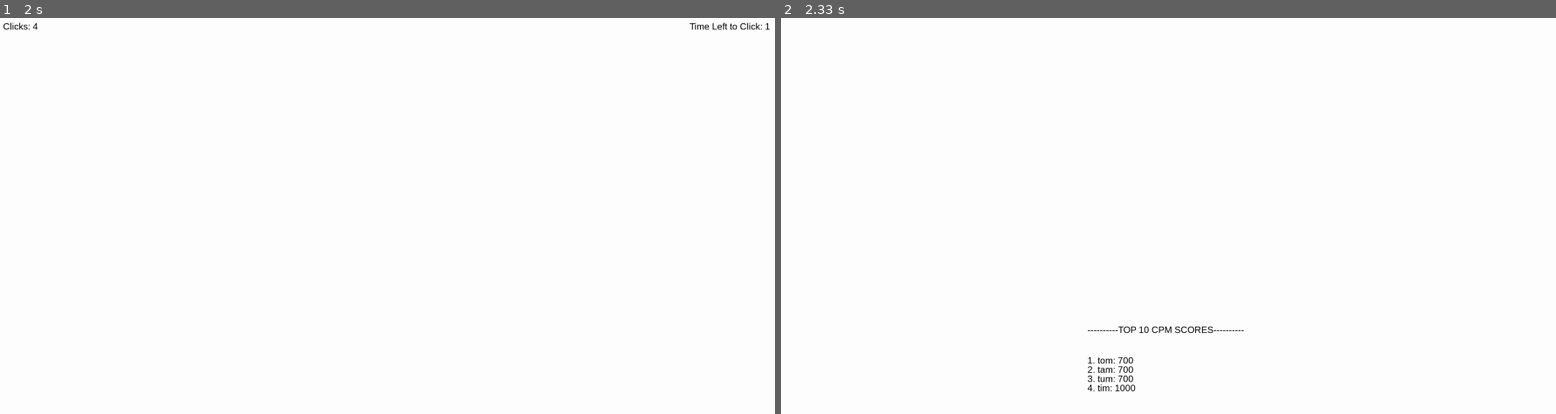
Above: before the commit, frames 1-2 (left to right).
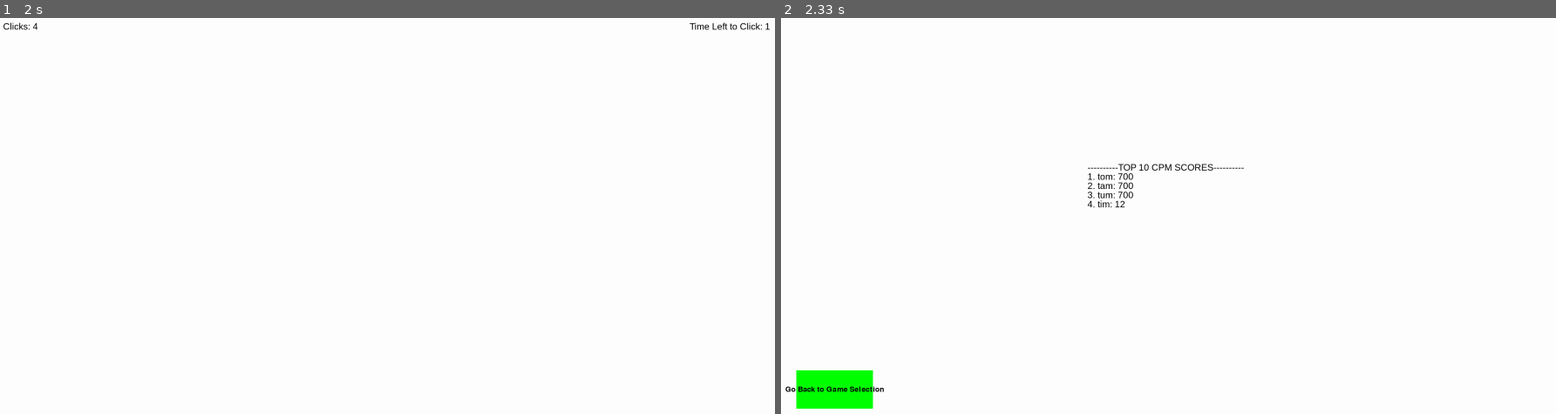
Above: after the commit, the same moments.

Repository: Parryhip/Final-Project-Pygame
Game: pygame game, started from cpm.py
The game is run twice, just before and just after one commit, with the same random seed, the same clock (stepped at 60 frames per second) and the same inputs.
Inputs (mouse positions are in pixels of both pictures, inside the frame that each line leads up to):
- Up to frame 1 (2 s): click (395, 227) at 0.38 s; click (395, 255) at 0.72 s; click (147, 164) at 1.05 s; click (682, 378) at 1.38 s
- Up to frame 2 (2.33 s): click "Go to Leaderboard" at 2.22 s

Frame 1 is identical in both runs. In frame 2, 1.7% of the frame differs, in the area x 0-60%, y 36-99%.

Commit message:
cpm done!!!!

Diff:
--- a/cpm.py
+++ b/cpm.py
@@ -1,13 +1,13 @@
 #Final project: Click Per Minute Game
 
-#importing/initializing pygame and button class
+#importing/initializing pygame, button class, and getting leaderboard functions
 import pygame
 pygame.init()
 from classes import Button
+from leaderboard import *
 
 #importing csv
 import csv
-
 
 #initializing pygame's window
 screen = pygame.display.set_mode((2560, 1375))
@@ -84,11 +84,11 @@
     #list for all buttons
     cpm_buttons = []
 
-    #leaderboard button and add it to a list of all buttons
-    cpmleaderboard = Button(2250, 1150, 250, 125, "Go to Leaderboard", "green", "blue")
-    cpm_buttons.append(cpmleaderboard)
-
-    #adding the new score
+    #initilaizing buttons and add them to the list of all buttons
+    cpmleaderboardbutton = Button(2250, 1150, 250, 125, "Go to Leaderboard", "green", "blue")
+    go_back_to_main_screen = Button(50, 1150, 250, 125, "Go Back to Game Selection", "green", "blue")
+    cpm_buttons.append(cpmleaderboardbutton)
+    cpm_buttons.append(go_back_to_main_screen)
 
 
     #after game loop
@@ -110,7 +110,10 @@
             for button in cpm_buttons:
                 returnvalue = button.is_clicked()
                 if returnvalue:
-                    breakout = True
+                    if button == go_back_to_main_screen:
+                        return
+                    else:
+                        breakout = True
                     break
             if breakout:
                 break
@@ -130,50 +133,64 @@
         #frame_rate
         clock.tick(60)
 
+
+    #getting the old cpm score for comparison
+    get_score(username, 1)
+
+    #inputting the new score
+    input_score(username, 1, clicks)
+
+    #getting the leaderboard
+    cpmleaderboard = get_leaderboard(1)
+
+    #removing the old buttons except for the going back to main screen button
+    cpm_buttons.clear()
+    cpm_buttons.append(go_back_to_main_screen)
+
     #going to leaderboard loop
     while run:
         #clear screen
         screen.fill((255,255,255))
 
-        #cpm_scores
-        scores_for_cpm = []
-
         #score surfaces
         scoresurfaces = []
 
         #show leaderboard!
-        with open("high_scores.csv", "r") as file:
-            csvreader = csv.reader(file)
-            next(csvreader)
-            for line in csvreader:
-                scores_for_cpm.append((line[0], line[1]))
-
-            #title
-            cpm_leaderboard_title = "----------TOP 10 CPM SCORES----------"
-
-            #surfaces
-            title_surface = font.render(cpm_leaderboard_title, True, (0,0,0))
-
-            num = 1
-
-            for score in scores_for_cpm:
-                scoresurfaces.append(font.render(f"{num}. {score[0]}: {score[1]}", True, (0,0,0)))
-                num += 1
+        cpm_leaderboard_title = "----------TOP 10 CPM SCORES----------"
+
+        #surfaces
+        title_surface = font.render(cpm_leaderboard_title, True, (0,0,0))
+
+        num = 1
+
+        for score in cpmleaderboard:
+            scoresurfaces.append(font.render(f"{num}. {score[0]}: {score[1]}", True, (0,0,0)))
+            num += 1
 
 
         for event in pygame.event.get():
+            #checing if the user clicked the X button
             if event.type == pygame.QUIT:
                 run = False
+            #checking events of buttons
+            for button in cpm_buttons:
+                returnvalue = button.is_clicked()
+                if returnvalue:
+                    if button == go_back_to_main_screen:
+                        return
 
         #variable for showing first score
-        position = (1000, 1100)
+        position = (1000, 500)
 
         #surface showing
-        screen.blit(title_surface, (1000, 1000))
+        screen.blit(title_surface, (1000, 470))
         for surface in scoresurfaces:
             screen.blit(surface, position)
             position = (1000, position[1] + 30)
 
+        for button in cpm_buttons:
+            button.draw(screen)
+
         #updating displays
         pygame.display.flip()
 
@@ -181,4 +198,4 @@
         clock.tick(60)
 
 #calling of clicks per minute function (remove at the end!)
-cpm(None)
+cpm("tim")
--- a/high_scores.csv
+++ b/high_scores.csv
@@ -2,4 +2,4 @@
 tom,700,5,5,5,0.9
 tam,700,8,5,5,0.75
 tum,700,9,5,5,0.1
-tim,1000,52,5,5,1
+tim,12,52,5,5,1
--- a/leaderboard.py
+++ b/leaderboard.py
@@ -20,6 +20,10 @@
 
         #lines to rewrite
         lines = []
+
+    #checks if the score even needs to be updated, if it doesn't, just don't do anything
+    if score <= int(previousline[position]):
+        return
 
     with open("high_scores.csv", "r") as file:
         #initializes csv reader (again)
@@ -84,8 +88,6 @@
         #iterates over file to get the scores for the leaderboard
         for line in csvreader:
             scores.append((line[0], line[position]))
-            print(f"{line[0]}: {line[position]}")
-            print(f"{line[0]}: {line[position]}".split())
 
         #if the game is the reaction speed game, the lowest score is the best (the lowest time that they reacted)
         if position == 5:
